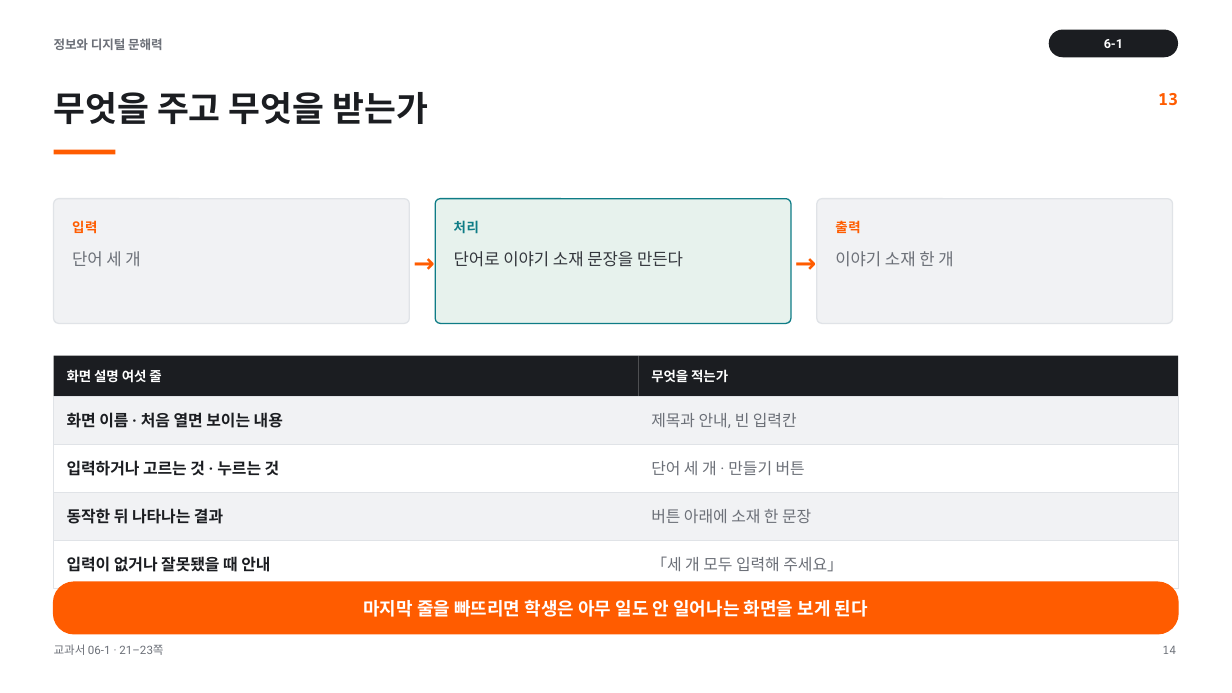
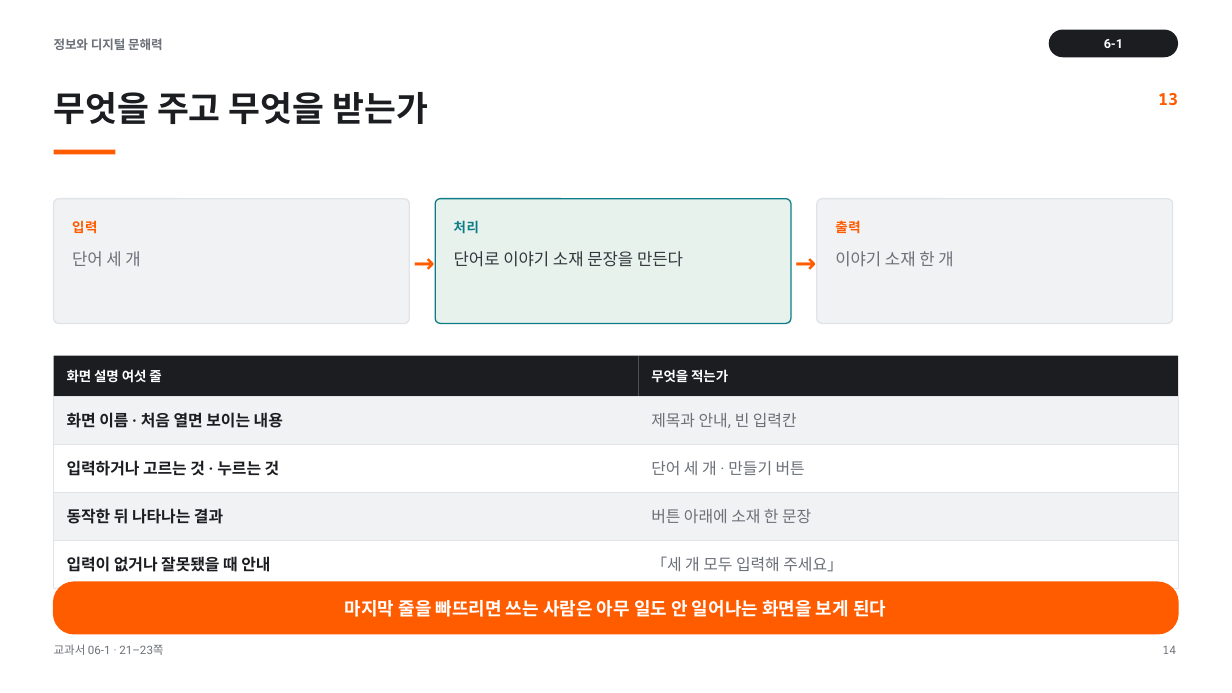
Before and after one commit to cozy819/2026-02__jdh, a slide deck: slide 14 of 06/ppt/06-1_서비스_기획의_기초_v1.pptx. Drawn at 1232x693 pixels with LibreOffice and Linux fonts; fonts in the diff are those of the drawing. Boxes give left, top, right and bottom in pixels: in the first picture for what was removed or moved away, otherwise in the second. Text is boxed around its words. In the diff, an @@ line names an element or a change of style, - is before the commit and + after.

```diff
--- a/06/ppt/06-1_서비스_기획의_기초_v1.pptx
+++ b/06/ppt/06-1_서비스_기획의_기초_v1.pptx
@@ text at (345, 596, 886, 620): text changed @@
-마지막 줄을 빠뜨리면 학생은 아무 일도 안 일어나는 화면을 보게 된다
+마지막 줄을 빠뜨리면 쓰는 사람은 아무 일도 안 일어나는 화면을 보게 된다
```
Also in this commit, not shown: 6 other files.
